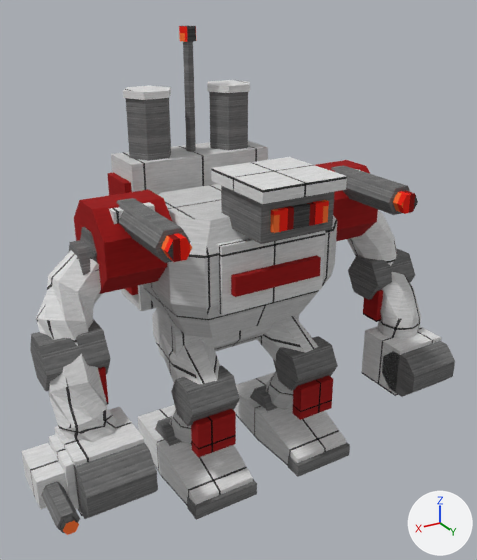
The Blender file tools/lowforge/models/mandrill.blend: old version first, new version second.
Camera for both pictures: a 50 mm camera at (68.1, 114.5, 100.4) aimed at (0.5, 1.9, 44.1). Lighting does not change. The marker at lower right points along +X, +Y and +Z. The older version comes first.

Names of what the first picture shows: 'brow', 'chest_plate', 'fist', 'fist.001', 'foot', 'foot.001', 'forearm', 'forearm.001', 'hand_plate.001', 'knuckles', 'knuckles.001', 'pauldron.001', 'pulse_repeater', 'rack', 'repeater_mount', 'repeater_tip', 'torso', 'upper_arm', 'upper_arm.001' and 35 more.
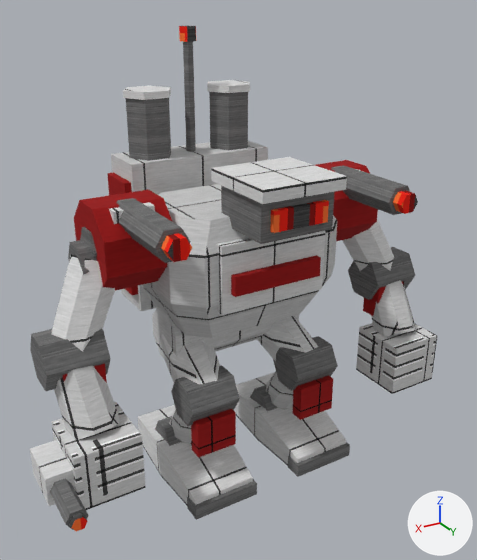
Diff of the bpy script that builds the scene:
```diff
--- a/tools/lowforge/models/mandrill.blend.py
+++ b/tools/lowforge/models/mandrill.blend.py
@@ me_upper_arm @@
-me_upper_arm.from_pydata(...)  # 32 vertices, 26 faces; spans x -43.5..-28.0, y -5.0..8.1, z 36.3..57.3
+me_upper_arm.from_pydata(...)  # 16 vertices, 10 faces; spans x -43.1..-26.4, y -5.1..8.5, z 35.9..56.3
+# me_upper_arm part 1: the whole mesh is rebuilt
 me_upper_arm.materials.append(mat_steel_plate)
@@ me_forearm @@
-me_forearm.from_pydata(...)  # 32 vertices, 26 faces; spans x -44.7..-33.5, y 0.6..16.7, z 22.3..41.0
+me_forearm.from_pydata(...)  # 16 vertices, 10 faces; spans x -43.4..-33.2, y 0.2..16.1, z 22.6..40.2
+# me_forearm part 2: the whole mesh is rebuilt
 me_forearm.materials.append(mat_steel_panel)
@@ me_fist @@
-me_fist.from_pydata(...)  # 8 vertices, 6 faces; spans x -44.5..-31.5, y 8.0..20.0, z 14.0..26.0
-me_fist.materials.append(mat_steel_plate)  # picture img_plate
+me_fist.from_pydata(...)  # 8 vertices, 6 faces; spans x -44.5..-31.5, y 6.0..19.0, z 14.0..26.0
+# me_fist part 3
+for i in [*range(0, 4)]: me_fist.vertices[i].co += Vector((0.0, -2.0, 0.0))
+for i in [*range(4, 8)]: me_fist.vertices[i].co += Vector((0.0, -1.0, 0.0))
+me_fist.materials.append(mat_steel_fist)  # picture img_fist
@@ me_upper_arm_001 @@
-me_upper_arm_001.from_pydata(...)  # 32 vertices, 26 faces; spans x 28.0..43.5, y -5.0..8.1, z 36.3..57.3
+me_upper_arm_001.from_pydata(...)  # 16 vertices, 10 faces; spans x 26.4..43.1, y -5.1..8.5, z 35.9..56.3
+# me_upper_arm_001 part 4: the whole mesh is rebuilt
 me_upper_arm_001.materials.append(mat_steel_plate)
@@ me_forearm_001 @@
-me_forearm_001.from_pydata(...)  # 32 vertices, 26 faces; spans x 33.5..44.7, y 0.6..16.7, z 22.3..41.0
+me_forearm_001.from_pydata(...)  # 16 vertices, 10 faces; spans x 33.2..43.4, y 0.2..16.1, z 22.6..40.2
+# me_forearm_001 part 5: the whole mesh is rebuilt
 me_forearm_001.materials.append(mat_steel_panel)
@@ me_fist_001 @@
-me_fist_001.from_pydata(...)  # 8 vertices, 6 faces; spans x 31.5..44.5, y 8.0..20.0, z 14.0..26.0
-me_fist_001.materials.append(mat_steel_plate)  # picture img_plate
+me_fist_001.from_pydata(...)  # 8 vertices, 6 faces; spans x 31.5..44.5, y 6.0..19.0, z 14.0..26.0
+# me_fist_001 part 6
+for i in [*range(0, 4)]: me_fist_001.vertices[i].co += Vector((0.0, -2.0, 0.0))
+for i in [*range(4, 8)]: me_fist_001.vertices[i].co += Vector((0.0, -1.0, 0.0))
+me_fist_001.materials.append(mat_steel_fist)  # picture img_fist
@@ me_repeater_mount @@
-me_repeater_mount.from_pydata(...)  # 8 vertices, 6 faces; spans x 46.0..51.0, y 8.0..18.0, z 17.0..23.0
+me_repeater_mount.from_pydata(...)  # 8 vertices, 6 faces; spans x 44.5..49.5, y 8.0..18.0, z 17.0..23.0
+# me_repeater_mount part 7: the whole mesh is moved by (-1.5, 0.0, 0.0)
 me_repeater_mount.materials.append(mat_steel_plate)
@@ me_pulse_repeater @@
-me_pulse_repeater.from_pydata(...)  # 12 vertices, 8 faces; spans x 46.5..50.5, y 9.0..27.0, z 18.3..21.7
+me_pulse_repeater.from_pydata(...)  # 12 vertices, 8 faces; spans x 45.0..49.0, y 9.0..27.0, z 18.3..21.7
+# me_pulse_repeater part 8: the whole mesh is moved by (-1.5, 0.0, 0.0)
 me_pulse_repeater.materials.append(mat_steel_dark)
@@ me_repeater_tip @@
-me_repeater_tip.from_pydata(...)  # 12 vertices, 8 faces; spans x 47.1..49.9, y 26.75..28.25, z 18.79..21.21
+me_repeater_tip.from_pydata(...)  # 12 vertices, 8 faces; spans x 45.6..48.4, y 26.75..28.25, z 18.79..21.21
+# me_repeater_tip part 9: the whole mesh is moved by (-1.5, 0.0, 0.0)
 me_repeater_tip.materials.append(mat_amber_engine)
@@ ob_knuckles @@
-ob_knuckles = bpy.data.objects.new('knuckles', me_knuckles)
@@ ob_knuckles_001 @@
-ob_knuckles_001 = bpy.data.objects.new('knuckles.001', me_knuckles_001)
@@ ob_hand_plate_001 @@
-ob_hand_plate_001 = bpy.data.objects.new('hand_plate.001', me_hand_plate_001)
```

What differs and where, as boxes [x1, y1, x2, y2] in the pictures (477 x 560 px):
'fist.001', reshaped (7% wider): before [55, 407, 144, 516]; after [51, 402, 146, 510]
'upper_arm.001', reshaped: before [36, 250, 103, 346]; after [51, 254, 115, 352]
'fist', reshaped: before [361, 326, 441, 396]; after [356, 323, 437, 394]
'forearm.001', reshaped (15% shorter): before [49, 354, 117, 442]; after [54, 366, 121, 441]
'knuckles.001', deleted: before [72, 443, 158, 519]
'knuckles', deleted: before [382, 341, 455, 397]
'forearm', reshaped (15% shorter): before [378, 272, 421, 339]; after [371, 280, 416, 337]
'repeater_mount', moved: before [22, 443, 67, 510]; after [30, 440, 75, 506]
'upper_arm', reshaped: before [347, 210, 397, 266]; after [342, 220, 394, 271]
'pulse_repeater', moved: before [41, 482, 80, 533]; after [50, 478, 89, 530]
'hand_plate.001', deleted: before [49, 434, 79, 510]
'repeater_tip', moved: before [60, 516, 79, 535]; after [69, 513, 88, 532]
